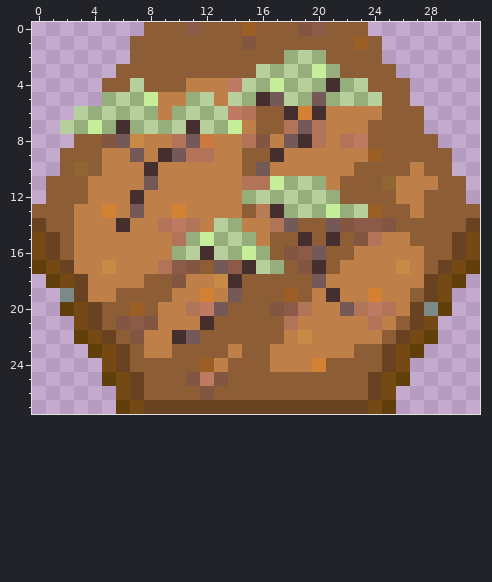
Pixel-art sprite -- Images/TileSets/FantasyHex/Tiles/PlainsHillForest.png. That is the earlier state.
The file is 32x28 pixels. Colours within 5 levels of each other are drawn and written as one.
After:
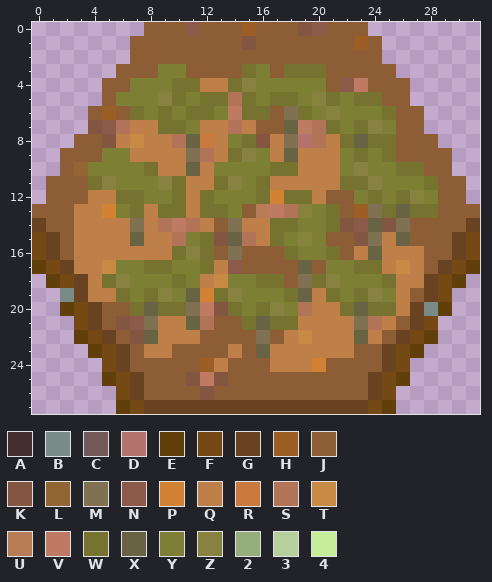
Palette (. is transparent): A #452e2e  B #7a8a86  C #755858  D #b4726c  E #613f0a  F #744914  G #694222  H #9b5f25  J #8d5e36  K #835642  L #926633  M #7f7152  N #8c5a48  P #d38132  Q #bf7f49  R #ca7a3e  S #b27459  T #c78b45  U #b87c56  V #be7a62  W #767230  X #686343  Y #7d7f34  Z #888240  2 #96ad7c  3 #b7cf9d  4 #c6ee9a
Difference:
Changed rows in their new state; - is an unchanged pixel.
first column x 2:
 2 ----------------JJJ--------
 3 -------YY----WYJWWWJ-------
 4 -----YYYWW--WZYYYYYJNV-----
 5 ---JYYYZWYWWSWYWWYZWYWW----
 6 -.JHJWYWYWWY-WW-MWYZYYYW---
 7 ..KNSQQWWYQQS---XV-WYWZY---
 8 ----Q----X--YW--MD--WXWW---
 9 ---YYQ-QQM--WZYQX---YWYW---
10 --YYYYW--X-YYYYWW---YZYYWW-
11 --WZYYYZW--WZYWQQQQ-WWZYYYW
12 ----WWYYW-WYYYWPWWQJ-YWYWZY
13 ----YW-WW-WWY--VSZYWJHMWXWW
14 ----QM-----JM--WWYYW--X-M--
15 -----X---YWKXS-WYZYJ--M-X--
16 --------WZWJMJJ-WYYW--X----
17 ----YYWWYYWQ-JJJ-XJYYWW----
18 ---WZYYYWY--YYWW-MWZYYYW---
19 ----WYWZYX-WZYYYWX-WYWZY---
20 -----WXWWM-KWYWZY---WXWW---
21 ------M--XS--WXWW----M-----
22 ------X-QQ----M------X-----
23 --------------X------------
